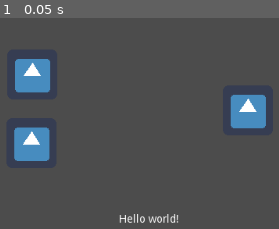
Above: before the commit, frame 1.
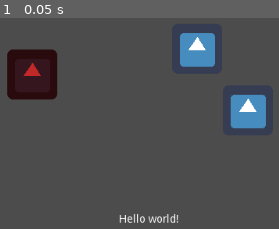
Above: after the commit, the same moment.

Repository: studio-hungus/habitile
Game: Godot game, scene res://Game.tscn
The game is run twice, just before and just after one commit, with the same random seed, the same clock (stepped at 60 frames per second) and the same inputs. Before the commit the project starts from res://PlaceholderScene.tscn. The engine's default icon, where the game draws it, is replaced by a stand-in: a white triangle on a blue panel in a dark square.
Inputs:
- Up to frame 1 (0.05 s): no input

The runs differ from the first frame. In frame 1, 8.3% of the frame differs, in the area x 2-78%, y 7-68%.

Commit message:
Move dragging logic to game class This is currently loss functionality

Diff:
--- a/project/Board/Board.tscn
+++ b/project/Board/Board.tscn
@@ -7,6 +7,3 @@
 script = ExtResource( 1 )
 
 [node name="EmptySpace" parent="." instance=ExtResource( 2 )]
-
-[node name="EmptySpace2" parent="." instance=ExtResource( 2 )]
-position = Vector2( -1, 88 )
--- /dev/null
+++ b/project/Board/EmptySpace/EmptySpace.gd
@@ -0,0 +1 @@
+extends Area2D
--- a/project/Board/EmptySpace/EmptySpace.tscn
+++ b/project/Board/EmptySpace/EmptySpace.tscn
@@ -1,14 +1,17 @@
-[gd_scene load_steps=3 format=2]
+[gd_scene load_steps=4 format=2]
 
 [ext_resource path="res://icon.png" type="Texture" id=1]
+[ext_resource path="res://Board/EmptySpace/EmptySpace.gd" type="Script" id=2]
 
 [sub_resource type="RectangleShape2D" id=1]
 extents = Vector2( 32, 32 )
 
 [node name="EmptySpace" type="Area2D" groups=["EmptySpace"]]
+script = ExtResource( 2 )
 
 [node name="CollisionShape2D" type="CollisionShape2D" parent="."]
 shape = SubResource( 1 )
 
 [node name="Sprite" type="Sprite" parent="."]
+modulate = Color( 0.756863, 0.156863, 0.156863, 1 )
 texture = ExtResource( 1 )
--- /dev/null
+++ b/project/Game.gd
@@ -0,0 +1,43 @@
+extends Node2D
+
+var pressed_tile : Node2D
+
+func _ready():
+	for tile in $Tiles.get_children():
+		tile.connect("pressed", self, "_on_Tile_pressed", [tile])
+		tile.connect("released", self, "_on_Tile_released", [tile])
+
+
+func _physics_process(delta):
+	var current_mouse_position = get_global_mouse_position()
+	if pressed_tile != null:
+		pressed_tile.global_position = current_mouse_position
+	for child in $Tiles.get_children():
+		if child.contains(current_mouse_position):
+			print("heck")
+			return
+	print("nothing")
+
+
+#func _on_Area2D_input_event(_viewport, event, _shape_idx):
+#	if event is InputEventMouseButton:
+#		_held = event.is_pressed()
+#
+#		if not event.is_pressed():
+#			emit_signal("dropped")
+#
+#
+#func _input(event):
+#	if _held and event is InputEventMouseMotion:
+#		global_position = get_global_mouse_position()
+
+
+func _on_Tile_pressed(tile):
+		pressed_tile = tile
+#		global_position = empty_space.global_position
+#		drop_sound.play()
+
+func _on_Tile_released(tile):
+		pressed_tile = null
+#		global_position = empty_space.global_position
+#		drop_sound.play()
--- a/project/PlaceholderScene.tscn
+++ b/project/Game.tscn
@@ -1,10 +1,12 @@
-[gd_scene load_steps=3 format=2]
+[gd_scene load_steps=4 format=2]
 
 [ext_resource path="res://Tile/Tile.tscn" type="PackedScene" id=1]
 [ext_resource path="res://Board/Board.tscn" type="PackedScene" id=2]
+[ext_resource path="res://Game.gd" type="Script" id=3]
 
-[node name="PlaceholderScene" type="Node2D"]
+[node name="Game" type="Node2D"]
 position = Vector2( 382, 402 )
+script = ExtResource( 3 )
 
 [node name="Label" type="Label" parent="."]
 anchor_left = 0.5
@@ -17,8 +19,17 @@
 margin_bottom = 7.0
 text = "Hello world!"
 
-[node name="Tile" parent="." instance=ExtResource( 1 )]
+[node name="Board" parent="." instance=ExtResource( 2 )]
+position = Vector2( -150, -186 )
+
+[node name="RayCast2D" type="RayCast2D" parent="."]
+enabled = true
+cast_to = Vector2( 0, 0 )
+
+[node name="Tiles" type="Node2D" parent="."]
+
+[node name="Tile" parent="Tiles" instance=ExtResource( 1 )]
 position = Vector2( 126, -140 )
 
-[node name="Board" parent="." instance=ExtResource( 2 )]
-position = Vector2( -150, -186 )
+[node name="Tile2" parent="Tiles" instance=ExtResource( 1 )]
+position = Vector2( 61, -219 )
--- a/project/Tile/Tile.gd
+++ b/project/Tile/Tile.gd
@@ -1,39 +1,18 @@
 extends Node2D
 
-onready var area := find_node("Area2D")
-onready var drop_sound := find_node("DropSound")
-
-var _held := false
+signal pressed
+signal released
 
 
-func _on_Area2D_input_event(_viewport, event, _shape_idx):
-	if event is InputEventMouseButton:
-		_held = event.is_pressed()
-
-		if not event.is_pressed():
-			_drop()
+func contains(mouse_position:Vector2) -> bool:
+	var rect = Rect2(global_position - Vector2(32,32), Vector2(64,64))
+	return rect.has_point(mouse_position)
 
 
-func _input(event):
-	if _held and event is InputEventMouseMotion:
-		global_position = get_global_mouse_position()
 
-
-func _drop():
-	var empty_space : Area2D
-	var distance := -1.0
-
-	if area.get_overlapping_areas().empty():
-		return
-
-	for overlap in area.get_overlapping_areas():
-		if overlap.is_in_group("EmptySpace"):
-			var current_distance = overlap.global_position.distance_to(global_position)
-
-			if distance < 0 or distance > current_distance:
-				empty_space = overlap
-				distance = current_distance
-				empty_space = overlap
-
-	global_position = empty_space.global_position
-	drop_sound.play()
+func _on_Area2D_input_event(viewport, event, shape_idx):
+	if event is InputEventMouseButton:
+		if event.is_pressed():
+			emit_signal("pressed")
+		else:
+			emit_signal("released")
--- a/project/project.godot
+++ b/project/project.godot
@@ -11,7 +11,7 @@
 [application]
 
 config/name="CS490_GAME"
-run/main_scene="res://PlaceholderScene.tscn"
+run/main_scene="res://Game.tscn"
 config/icon="res://icon.png"
 
 [autoload]
